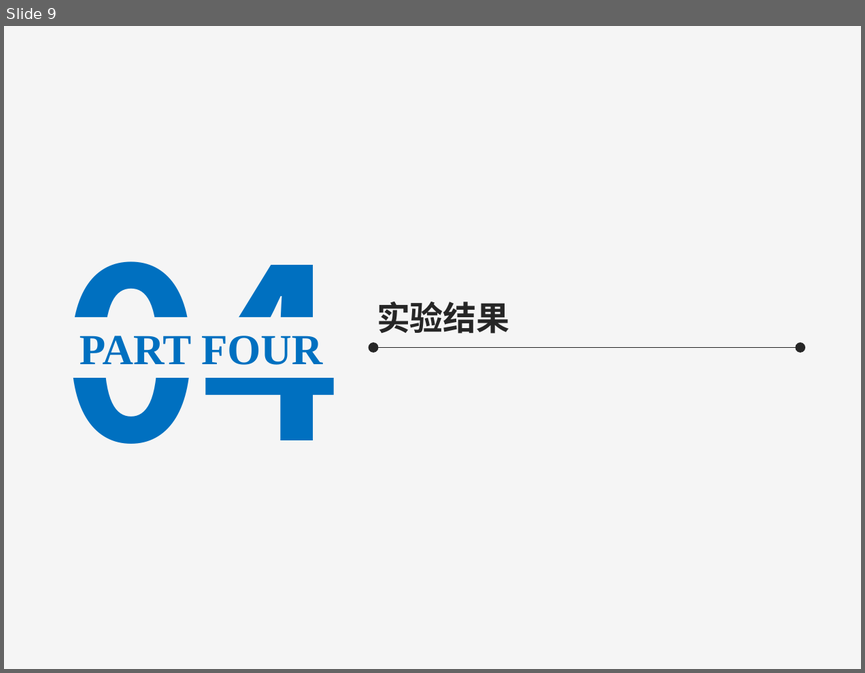
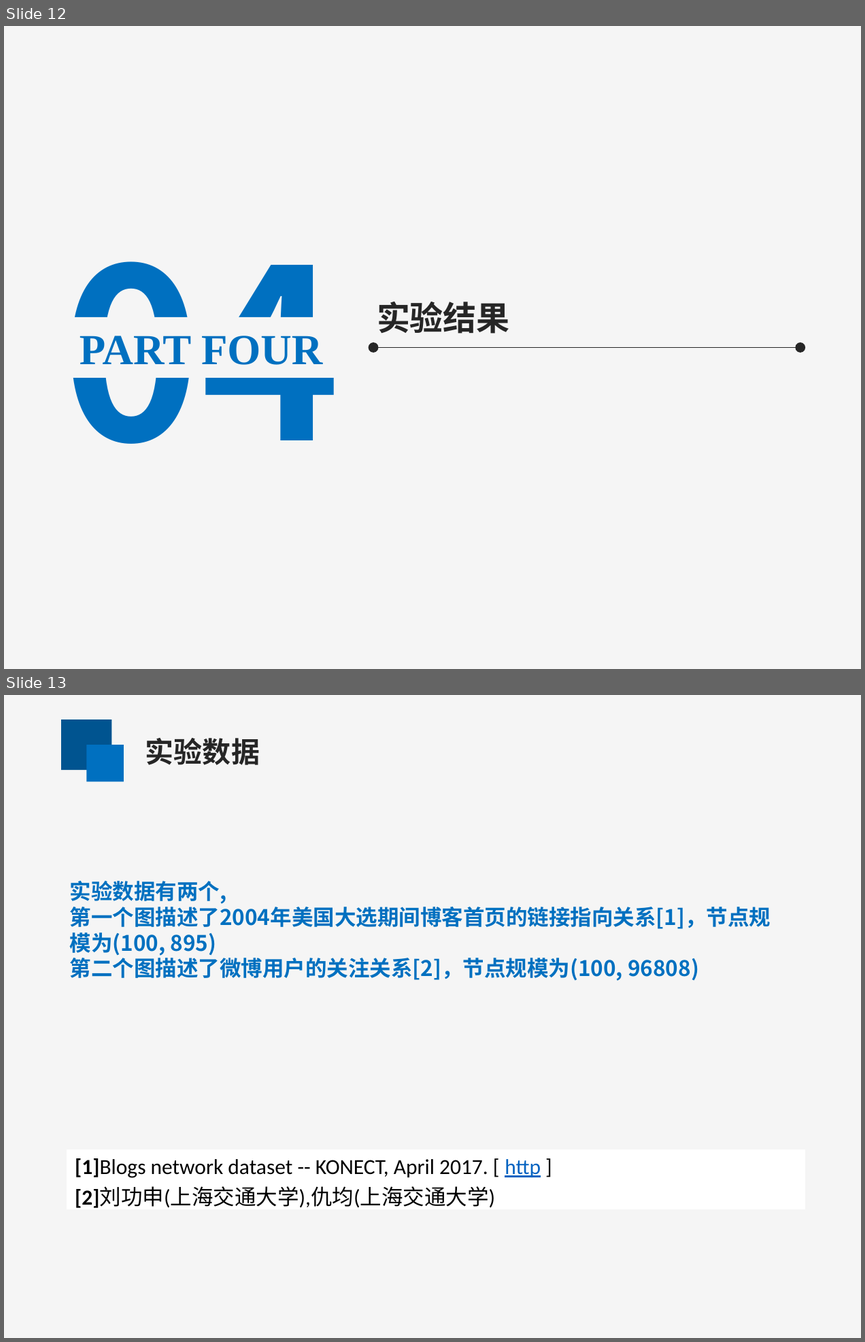
Before and after one commit to xuanhaochen94/IMP, a slide deck: 模式识别答辩.pptx. Shown one above the other, each under a label of ours: slide 9 before the commit, slides 12 and 13 after it. The pictures are 865x673 and 865x1342 pixels, drawn with LibreOffice and Linux fonts; fonts in the diff are those of the drawing. Boxes give left, top, right and bottom in pixels: in the first picture for what was removed or moved away, otherwise in the second. Text is boxed around its words. In the diff, an @@ line names an element or a change of style, - is before the commit and + after.

```diff
--- a/模式识别答辩.pptx
+++ b/模式识别答辩.pptx
@@ slide 13 added at (x1=4, y1=695, x2=861, y2=1338), background #F5F5F5 @@
@@ rectangle added at (x1=61, y1=720, x2=112, y2=770), fill #005490 @@
@@ rectangle added at (x1=86, y1=745, x2=123, y2=781), fill #0070C0 @@
@@ text added at (x1=145, y1=738, x2=260, y2=765), 24 pt, text #262626, bold @@
+实验数据
@@ text added at (x1=70, y1=881, x2=770, y2=981), 18 pt, text #0070C0, bold @@
+实验数据有两个,
+第一个图描述了2004年美国大选期间博客首页的链接指向关系[1]，节点规模为(100, 895)
+第二个图描述了微博用户的关注关系[2]，节点规模为(100, 96808)
@@ table added at (x1=67, y1=1149, x2=805, y2=1210), 1 rows, 1 columns @@
+[1]Blogs network dataset -- KONECT, April 2017. [ http ] / [2]刘功申(上海交通大学),仇均(上海交通大学)
@@ what was slide 9 is now slide 12 @@
```
Also in this commit, not shown: 8 slides changed, 4 other slides added, 1 other file.
